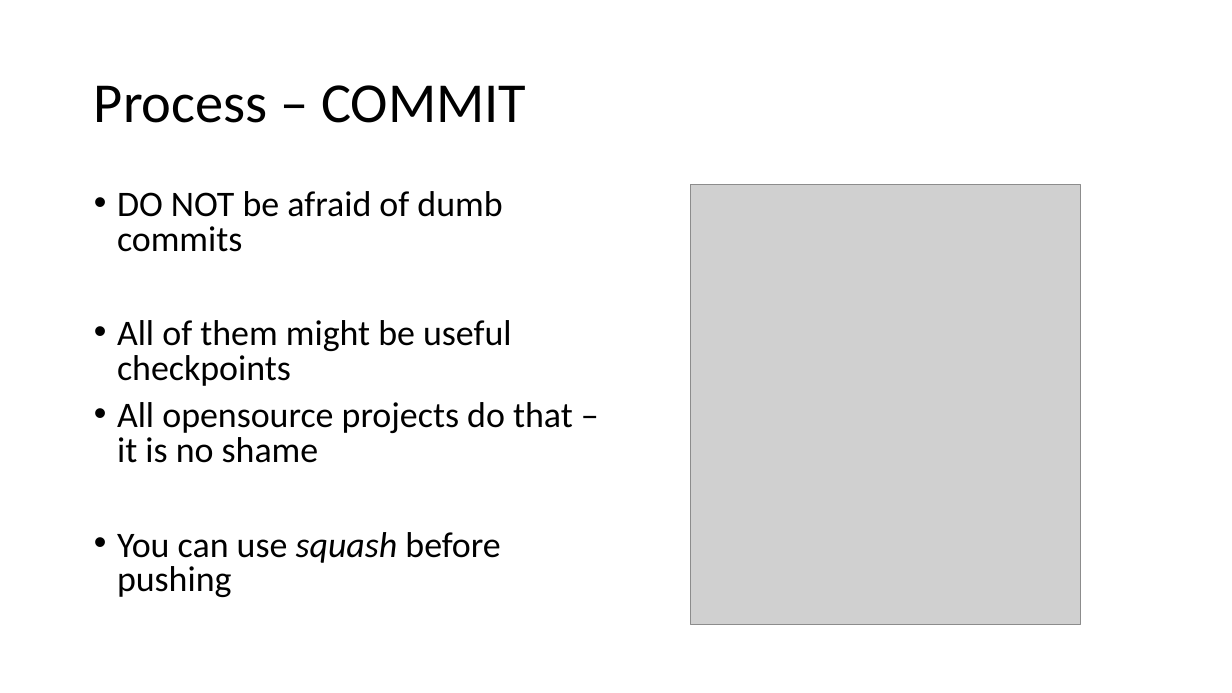
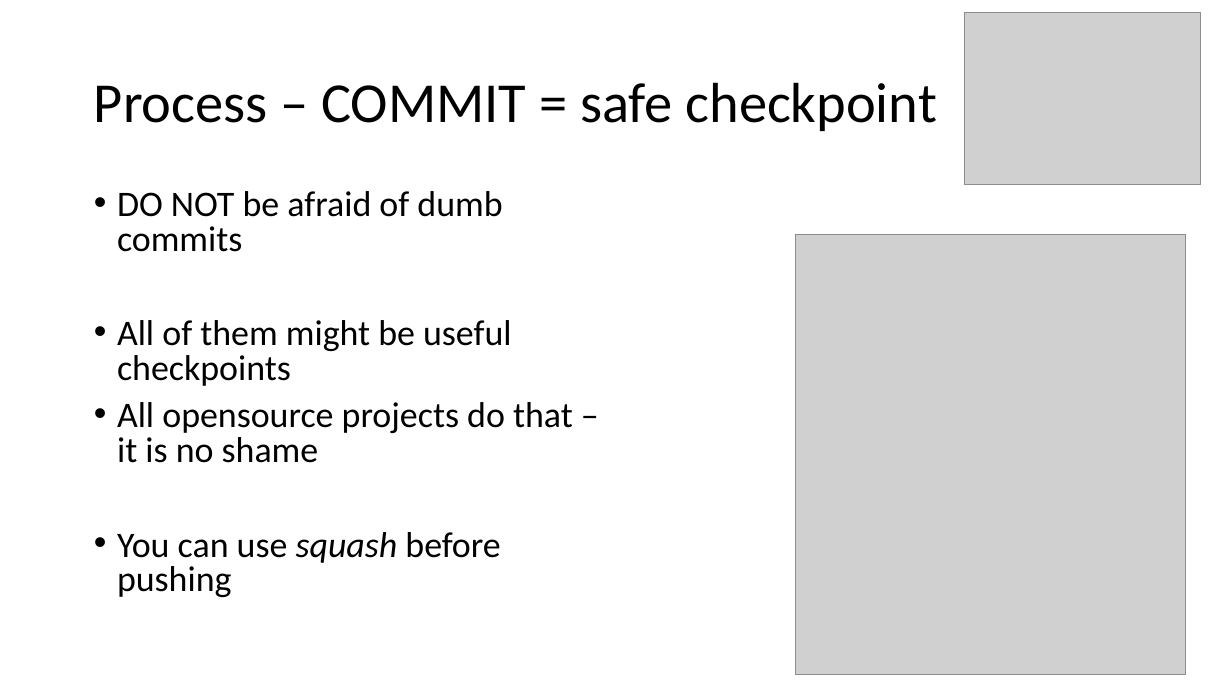
Before and after one commit to yuricai/Phys520, a slide deck: slide 22 of 01_GitTutorial/HowToGit_Introduction.pptx. Drawn at 1232x693 pixels with LibreOffice and Linux fonts; fonts in the diff are those of the drawing; grey boxes stand for pictures. Boxes give left, top, right and bottom in pixels: in the first picture for what was removed or moved away, otherwise in the second. Text is boxed around its words. In the diff, an @@ line names an element or a change of style, - is before the commit and + after.

```diff
--- a/01_GitTutorial/HowToGit_Introduction.pptx
+++ b/01_GitTutorial/HowToGit_Introduction.pptx
@@ picture added at (965, 13, 1201, 185) @@
@@ title at (94, 82, 937, 131): text changed @@
-Process – COMMIT
+Process – COMMIT = safe checkpoint
@@ picture: place and size @@
-picture at (691, 185, 1080, 625)
+picture at (796, 235, 1185, 675)
```
Also in this commit, not shown: 7 other slides changed, 2 slides added, 2 other files.
